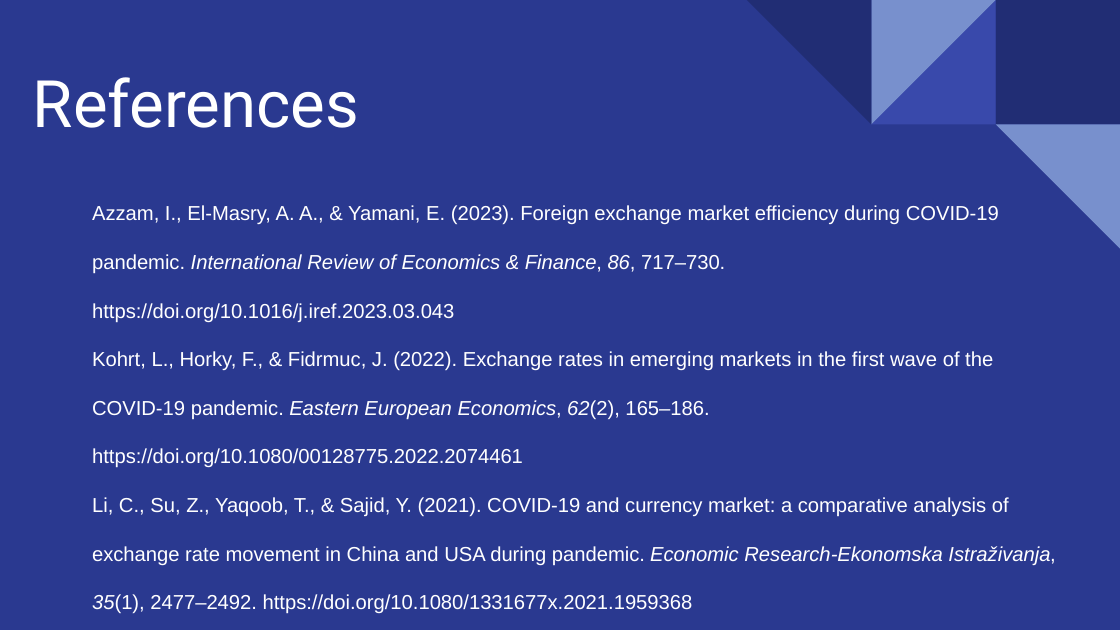
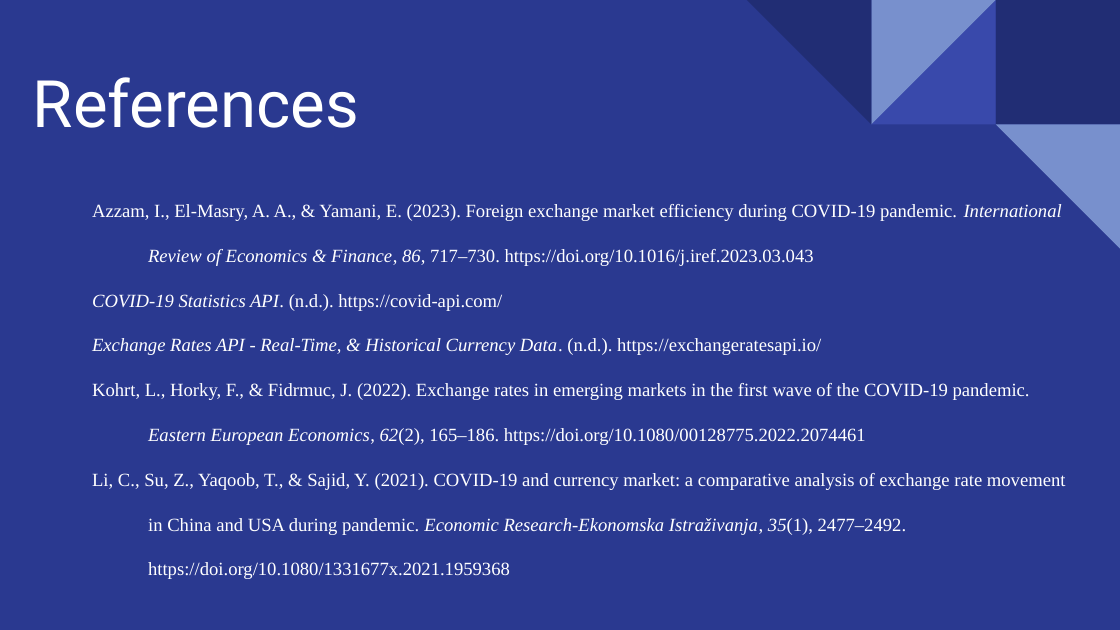
Before and after one commit to Thang20229549/data-science-mid-term, a slide deck: slide 20 of data science mid term project.pptx (slide 16 before the commit). Drawn at 1120x630 pixels with LibreOffice and Linux fonts; fonts in the diff are those of the drawing. Boxes give left, top, right and bottom in pixels: in the first picture for what was removed or moved away, otherwise in the second. Text is boxed around its words. In the diff, an @@ line names an element or a change of style, - is before the commit and + after.

```diff
--- a/data science mid term project.pptx
+++ b/data science mid term project.pptx
@@ subtitle at (x1=92, y1=204, x2=1066, y2=579): size 13 to 12 pt, font Arial to Times New Roman in "Azzam, I., El-Masry, A. A., & Yamani, ...", "Kohrt, L., Horky, F., & Fidrmuc, J. ...", "Li, C., Su, Z., Yaqoob, T., & ..."; indent changed @@
@@ subtitle at (x1=92, y1=294, x2=821, y2=355): paragraphs added @@
+COVID-19 Statistics API. (n.d.). https://covid-api.com/
+Exchange Rates API - Real-Time, & Historical Currency Data. (n.d.). https://exchangeratesapi.io/
```
Also in this commit, not shown: 5 other slides changed, 4 slides added.
